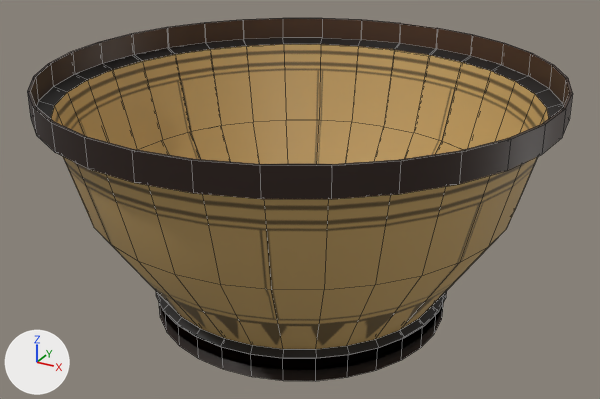
The FBX model Assets/Model/Enemy/Environment/Pot.fbx as it was, and as the next commit left it.
One viewpoint serves both versions: a 50 mm camera at (1.55, -2.73, 1.83) aimed at (0.06, -0.01, 0.47). Lighting does not change. The marker at lower left points along +X, +Y and +Z. The older version comes first. Mesh edges are drawn as thin lines. Where no turn or scale is listed for an object, it has been applied to the vertices.

In view in the first picture: 'Pot'.
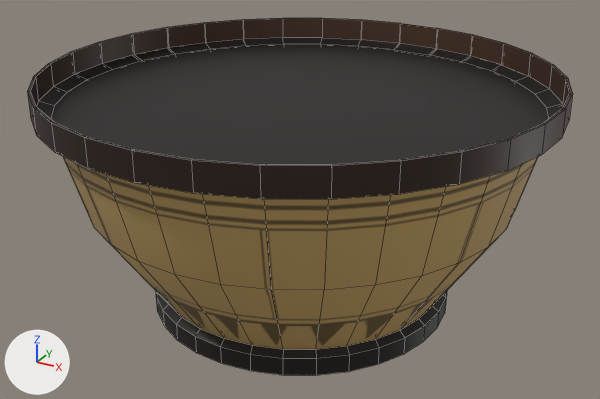
Location of each change, (x1, y1, x2, y2) in pixels of the pictures (600 x 399 px):
'Pot', reshaped
    before: (27, 18, 573, 381)
    after: (27, 18, 573, 375)
part 1 of me_circle_026, built on
    before: (159, 302, 444, 381)
    after: (156, 293, 447, 375)
part 2 of me_circle_026, added
    after: (51, 44, 549, 164)

The edits, one by one:
me_circle_026 is used by ob_pot; location (0.0, 0.0, 0.0).
Verts and faces of me_circle_026; kept vertices keep their numbers, new ones are numbered from 416.
Before the commit, vertices of me_circle_026: 224 (0.05, 0.93, 0.89) at pixel (394, 49), 225 (-0.13, 0.92, 0.89) at pixel (358, 46), 226 (-0.31, 0.86, 0.89) at pixel (320, 44), 227 (-0.47, 0.78, 0.89) at pixel (283, 44), 228 (-0.61, 0.66, 0.89) at pixel (246, 45).
Before the commit, vertices of me_circle_026: 229 (-0.73, 0.52, 0.89) at pixel (210, 49), 230 (-0.81, 0.36, 0.89) at pixel (175, 54), 231 (-0.87, 0.18, 0.89) at pixel (142, 60), 232 (-0.89, 0.0, 0.89) at pixel (112, 69), 233 (-0.87, -0.18, 0.89) at pixel (87, 79).
Before the commit, vertices of me_circle_026: 234 (-0.82, -0.36, 0.89) at pixel (67, 92), 235 (-0.73, -0.52, 0.89) at pixel (54, 105), 236 (-0.61, -0.66, 0.89) at pixel (50, 120), 237 (-0.47, -0.78, 0.89), 238 (-0.31, -0.86, 0.89).
Before the commit, vertices of me_circle_026: 239 (-0.13, -0.92, 0.89), 240 (0.05, -0.94, 0.89), 241 (0.23, -0.92, 0.89), 242 (0.41, -0.86, 0.89), 243 (0.57, -0.78, 0.89).
Before the commit, vertices of me_circle_026: 244 (0.71, -0.66, 0.89), 245 (0.83, -0.52, 0.89), 246 (0.91, -0.36, 0.89), 247 (0.97, -0.18, 0.89), 248 (0.98, 0.0, 0.89).
Before the commit, vertices of me_circle_026: 249 (0.97, 0.18, 0.89), 250 (0.91, 0.36, 0.89) at pixel (546, 107), 251 (0.83, 0.52, 0.89) at pixel (534, 93), 252 (0.71, 0.66, 0.89) at pixel (515, 81), 253 (0.57, 0.78, 0.89) at pixel (490, 70).
Before the commit, vertices of me_circle_026: 254 (0.41, 0.86, 0.89) at pixel (461, 61), 255 (0.23, 0.92, 0.89) at pixel (428, 54).
me_circle_026 had 416 vertices, 385 faces and spanned x -0.95..1.05, y -1.0..1.0, z 0.0..1.0.
me_circle_026 now has 384 vertices, 353 faces and spans x -0.95..1.05, y -1.0..1.0, z 0.04..1.0.
Part 1, on me_circle_026:
64 vertices are removed from x -0.56..0.66, y -0.6..0.62, z 0.0..0.1.
65 faces are deleted.
32 new vertices lie (0.0, 0.0, -0.07) away from vertices in x -0.57..0.67, y -0.61..0.63, z 0.11.
32 new faces join them.
Part 2, on me_circle_026:
New faces: (224, 225, 226, 227, 228, 229, 230, 231, 232, 233, 234, 235, 236, 237, 238, 239, 240, 241, 242, 243, 244, 245, 246, 247, 248, 249, 250, 251, 252, 253, 254, 255).
